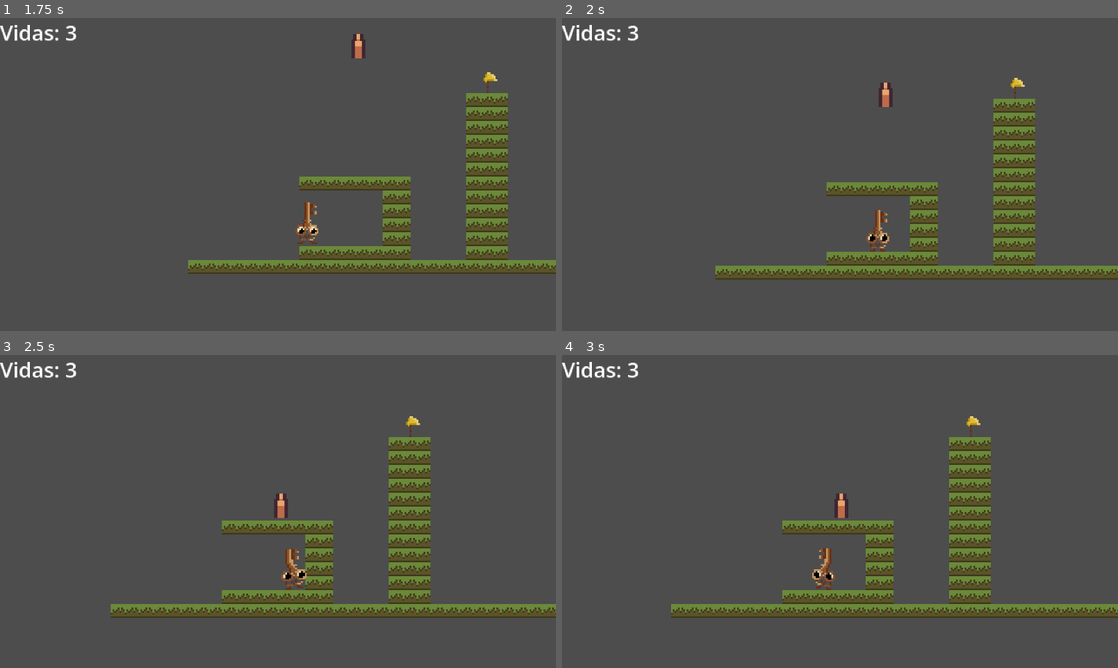
Above: before the commit, frames 1-4 (two rows, left to right).
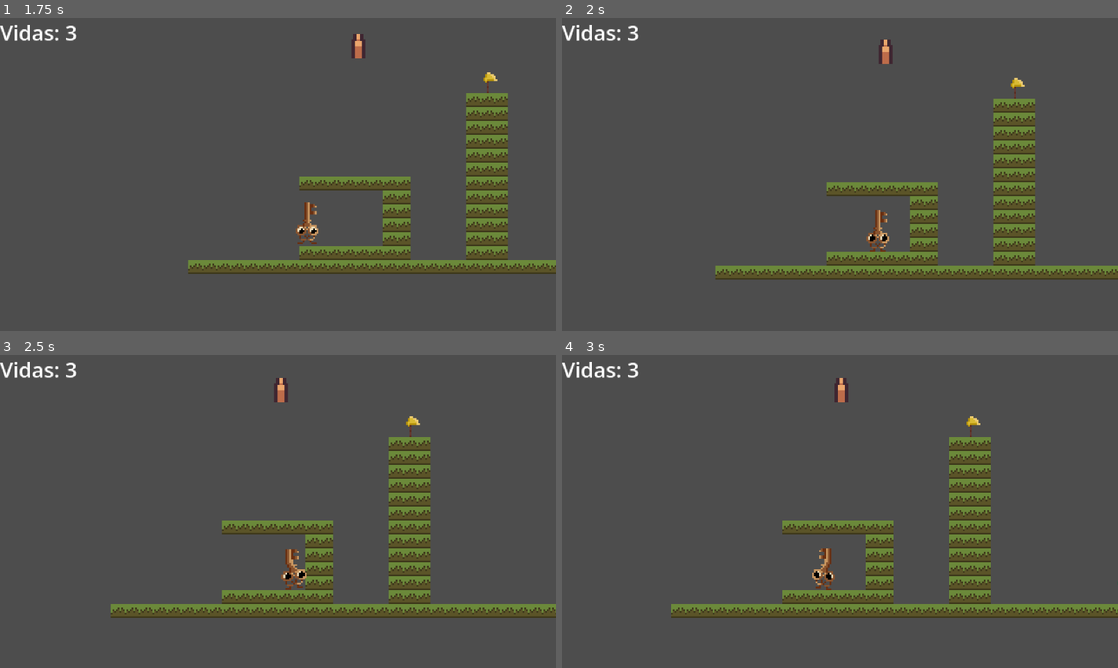
Above: after the commit, the same moments.

Repository: SlymyCode/The-Little-Kay
Game: Godot game, scene res://menu_principal.tscn
Same seed, same stepped clock (60 frames per second), same inputs: the game is played once before the commit and once after it. Sound files missing from this copy of the repository are replaced by a short silence.
Inputs:
- Up to frame 1 (1.75 s): click "Nueva Partida" at 0.5 s; tap Enter at 1.25 s; hold D (MoveRight) from 1.28 s (still down); hold R (RepairAction) from 1.28 s (still down); tap Space (Jump) at 1.52 s
- Up to frame 2 (2 s): keep holding D (MoveRight); keep holding R (RepairAction)
- Up to frame 3 (2.5 s): keep holding D (MoveRight); release R (RepairAction) at 2.03 s; tap R (RepairAction) at 2.1 s; tap Space (Jump) at 2.27 s
- Up to frame 4 (3 s): release D (MoveRight) at 2.78 s; hold A (MoveLeft) from 2.78 s (still down); hold R (RepairAction) from 2.78 s (still down)

Frame 1 is identical in both runs. In frame 2, 0.4% of the frame differs, in the area x 57-60%, y 6-29%; in frame 3, 0.4%; in frame 4, 0.4%, in the area x 49-52%, y 7-53%.

Commit message:
Ajuste de collision de la antorcha

Diff:
--- a/the-little-kay-slyme/entities/enemies/Antorcha/antorcha.tscn
+++ b/the-little-kay-slyme/entities/enemies/Antorcha/antorcha.tscn
@@ -7,7 +7,7 @@
 size = Vector2(12, 18)
 
 [sub_resource type="RectangleShape2D" id="RectangleShape2D_w7mgy"]
-size = Vector2(48, 183.5)
+size = Vector2(48, 145.75)
 
 [node name="Antorcha" type="RigidBody2D" unique_id=114311181]
 gravity_scale = 0.0
@@ -24,7 +24,7 @@
 
 [node name="CollisionShape2D" type="CollisionShape2D" parent="Detecta" unique_id=349016939]
 z_index = -1
-position = Vector2(0, 38.25)
+position = Vector2(0, 6.125)
 shape = SubResource("RectangleShape2D_w7mgy")
 
 [node name="Hitbox" type="Area2D" parent="." unique_id=583036605]
